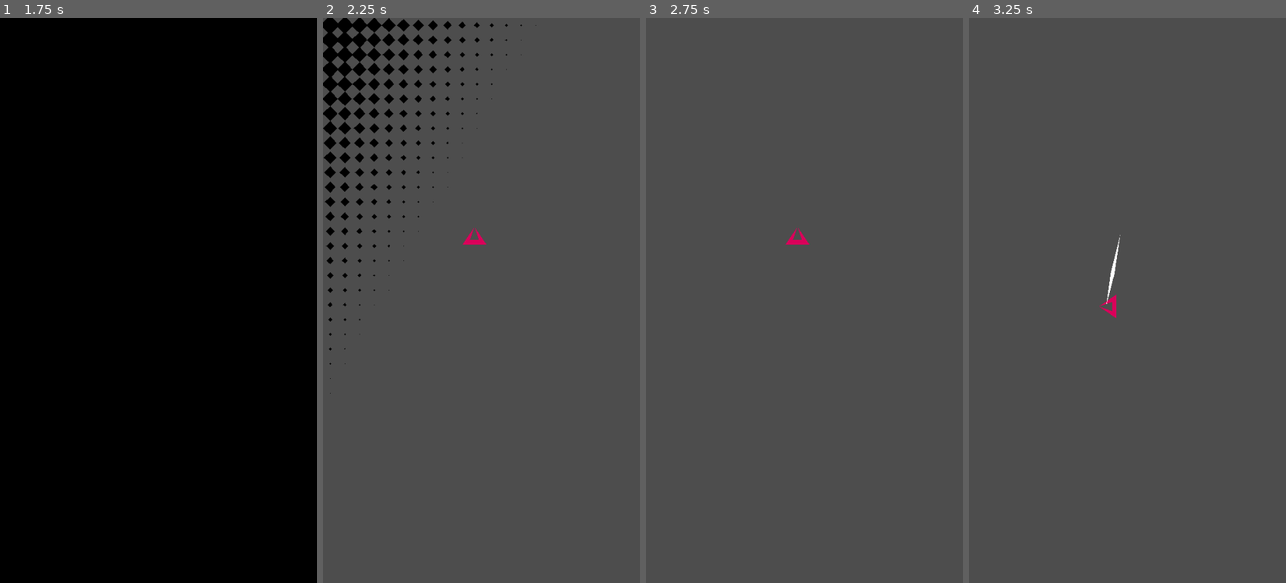
Above: before the commit, frames 1-4 (left to right).
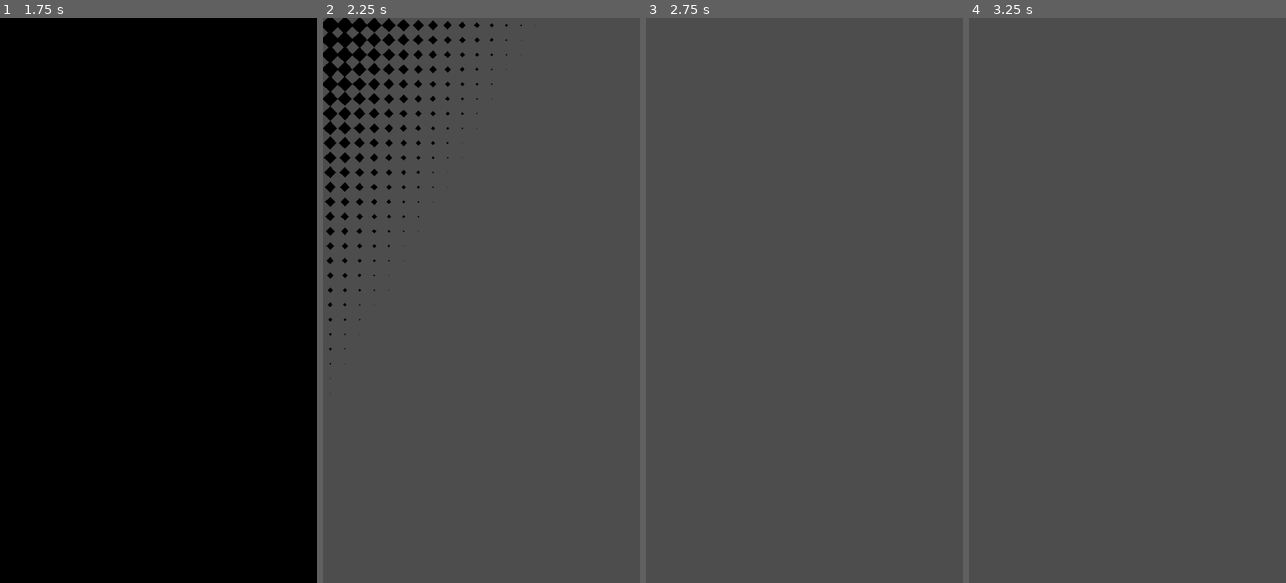
Above: after the commit, the same moments.

Repository: tapwatergames/ShootyGame
Game: Godot game, scene res://CrispGodotTemplate/main.tscn
Same seed, same stepped clock (60 frames per second), same inputs: the game is played once before the commit and once after it. The engine's default icon, where the game draws it, is replaced by a stand-in: a white triangle on a blue panel in a dark square.
Inputs (mouse positions are in pixels of both pictures, inside the frame that each line leads up to):
- Up to frame 1 (1.75 s): tap Enter at 0.5 s; move the mouse to (228, 272) at 0.52 s; press the mouse at (228, 272) at 0.53 s; move the mouse to (95, 328) at 1.27 s; release the mouse at (95, 328) at 1.28 s; click (95, 328) at 1.35 s
- Up to frame 2 (2.25 s): move the mouse to (513, 176) at 2.02 s; press the mouse at (513, 176) at 2.03 s
- Up to frame 3 (2.75 s): no input
- Up to frame 4 (3.25 s): tap Space at 2.75 s; move the mouse to (1111, 413) at 2.77 s; release the mouse at (1111, 413) at 2.78 s; click (1111, 413) at 2.85 s

Frame 1 is identical in both runs. In frame 2, 0.1% of the frame differs, in the area x 44-52%, y 37-41%; in frame 3, 0.1%; in frame 4, 0.2%, in the area x 41-48%, y 38-54%.

Commit message:
reorganized scenes

Diff:
--- a/YourProjectHere/game.tscn
+++ b/YourProjectHere/game.tscn
@@ -1,22 +1,13 @@
-[gd_scene load_steps=9 format=4 uid="uid://bvrvt5b7th57m"]
+[gd_scene load_steps=6 format=4 uid="uid://bvrvt5b7th57m"]
 
 [ext_resource type="Script" uid="uid://cy0vnfblu7xqy" path="res://YourProjectHere/game.gd" id="1_kyyvw"]
 [ext_resource type="Script" uid="uid://ctsdrlp6o08ju" path="res://addons/godot_sfxr/SfxrStreamPlayer.gd" id="2_48uk2"]
 [ext_resource type="Script" uid="uid://clbiuk6lhsbnw" path="res://YourProjectHere/Scripts/player.gd" id="3_6y0n8"]
-[ext_resource type="Script" uid="uid://8v8ydfgnn2ra" path="res://YourProjectHere/Scripts/visuals.gd" id="4_s4h4h"]
 
 [sub_resource type="AudioStreamWAV" id="AudioStreamWAV_6y0n8"]
 data = PackedByteArray("gIKRn6y4w87Y4Ojw9vsBBgsQFRofJCkuMzg9QkdGQTw3Mi0oIx4ZFA8KBf/69fDr5uHc19LNyMO/urq/xMnO09jd4ufs8fb …(6971 unchanged characters)…
 
 [sub_resource type="CircleShape2D" id="CircleShape2D_6y0n8"]
-
-[sub_resource type="Curve" id="Curve_6y0n8"]
-_data = [Vector2(0, 0), 0.0, 0.0, 0, 0, Vector2(0.508197, 1), 0.0, 0.0, 0, 0, Vector2(1, 0), 0.0, 0.0, 0, 0]
-point_count = 3
-
-[sub_resource type="Curve" id="Curve_s4h4h"]
-_data = [Vector2(0, 0), 0.0, 0.0, 0, 0, Vector2(0.922, 1), 0.0, 0.0, 0, 0, Vector2(1, 0), 0.0, 0.0, 0, 0]
-point_count = 3
 
 [node name="Game" type="Node"]
 script = ExtResource("1_kyyvw")
@@ -63,20 +54,3 @@
 
 [node name="CollisionShape2D" type="CollisionShape2D" parent="Player/Area2D"]
 shape = SubResource("CircleShape2D_6y0n8")
-
-[node name="Visuals" type="Node2D" parent="Player"]
-script = ExtResource("4_s4h4h")
-enabled = true
-
-[node name="Body" type="Line2D" parent="Player/Visuals"]
-unique_name_in_owner = true
-points = PackedVector2Array(0, -12, -14, 14, 14, 14, 0, -12)
-width_curve = SubResource("Curve_6y0n8")
-default_color = Color(0.857894, 0, 0.35503, 1)
-
-[node name="Disjointer" type="Node" parent="Player/Visuals"]
-
-[node name="Trail" type="Line2D" parent="Player/Visuals/Disjointer"]
-unique_name_in_owner = true
-points = PackedVector2Array(258, 367, 258, 367, 258, 367, 258, 367, 258, 367, 258, 367, 258, 367, 258, 367, 258, 367, 258, 367, 258, 367, 258, 367, 258, 367, 258, 367, 258, 367, 258, 367, 258, 367, 258, 367, 258, 367, 258, 367, 258, 367, 258, 367, 258, 367, 258, 367, 258, 367, 258, 367, 258, 367, 258, 367, 258, 367, 258, 367)
-width_curve = SubResource("Curve_s4h4h")
--- /dev/null
+++ b/YourProjectHere/mannyAssets/logicPlayer.tscn
@@ -0,0 +1,16 @@
+[gd_scene load_steps=4 format=3 uid="uid://u6w8dv4hibn4"]
+
+[ext_resource type="Script" uid="uid://clbiuk6lhsbnw" path="res://YourProjectHere/Scripts/player.gd" id="1_uufbn"]
+[ext_resource type="PackedScene" uid="uid://bs5l1xetudglq" path="res://YourProjectHere/ryanAssets/assetPlayer.tscn" id="2_4tfyq"]
+
+[sub_resource type="CircleShape2D" id="CircleShape2D_6y0n8"]
+
+[node name="Player" type="Node2D"]
+script = ExtResource("1_uufbn")
+
+[node name="Area2D" type="Area2D" parent="."]
+
+[node name="CollisionShape2D" type="CollisionShape2D" parent="Area2D"]
+shape = SubResource("CircleShape2D_6y0n8")
+
+[node name="Player" parent="." instance=ExtResource("2_4tfyq")]
--- /dev/null
+++ b/YourProjectHere/mannyAssets/visuals.tscn
@@ -0,0 +1,28 @@
+[gd_scene load_steps=4 format=3 uid="uid://cy2r77lnqxstb"]
+
+[ext_resource type="Script" uid="uid://8v8ydfgnn2ra" path="res://YourProjectHere/Scripts/visuals.gd" id="1_7mx0u"]
+
+[sub_resource type="Curve" id="Curve_6y0n8"]
+_data = [Vector2(0, 0), 0.0, 0.0, 0, 0, Vector2(0.508197, 1), 0.0, 0.0, 0, 0, Vector2(1, 0), 0.0, 0.0, 0, 0]
+point_count = 3
+
+[sub_resource type="Curve" id="Curve_s4h4h"]
+_data = [Vector2(0, 0), 0.0, 0.0, 0, 0, Vector2(0.922, 1), 0.0, 0.0, 0, 0, Vector2(1, 0), 0.0, 0.0, 0, 0]
+point_count = 3
+
+[node name="Visuals" type="Node2D"]
+script = ExtResource("1_7mx0u")
+enabled = true
+
+[node name="Body" type="Line2D" parent="."]
+unique_name_in_owner = true
+points = PackedVector2Array(0, -12, -14, 14, 14, 14, 0, -12)
+width_curve = SubResource("Curve_6y0n8")
+default_color = Color(0.857894, 0, 0.35503, 1)
+
+[node name="Disjointer" type="Node" parent="."]
+
+[node name="Trail" type="Line2D" parent="Disjointer"]
+unique_name_in_owner = true
+points = PackedVector2Array(258, 367, 258, 367, 258, 367, 258, 367, 258, 367, 258, 367, 258, 367, 258, 367, 258, 367, 258, 367, 258, 367, 258, 367, 258, 367, 258, 367, 258, 367, 258, 367, 258, 367, 258, 367, 258, 367, 258, 367, 258, 367, 258, 367, 258, 367, 258, 367, 258, 367, 258, 367, 258, 367, 258, 367, 258, 367, 258, 367)
+width_curve = SubResource("Curve_s4h4h")
